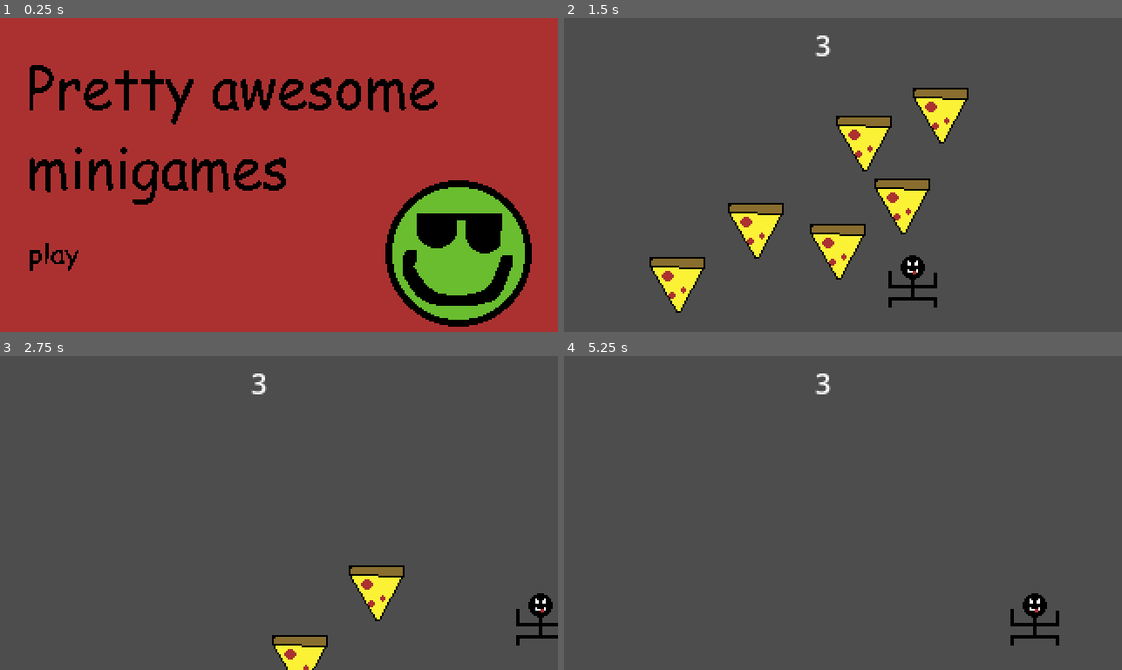
Above: before the commit, frames 1-4 (two rows, left to right).
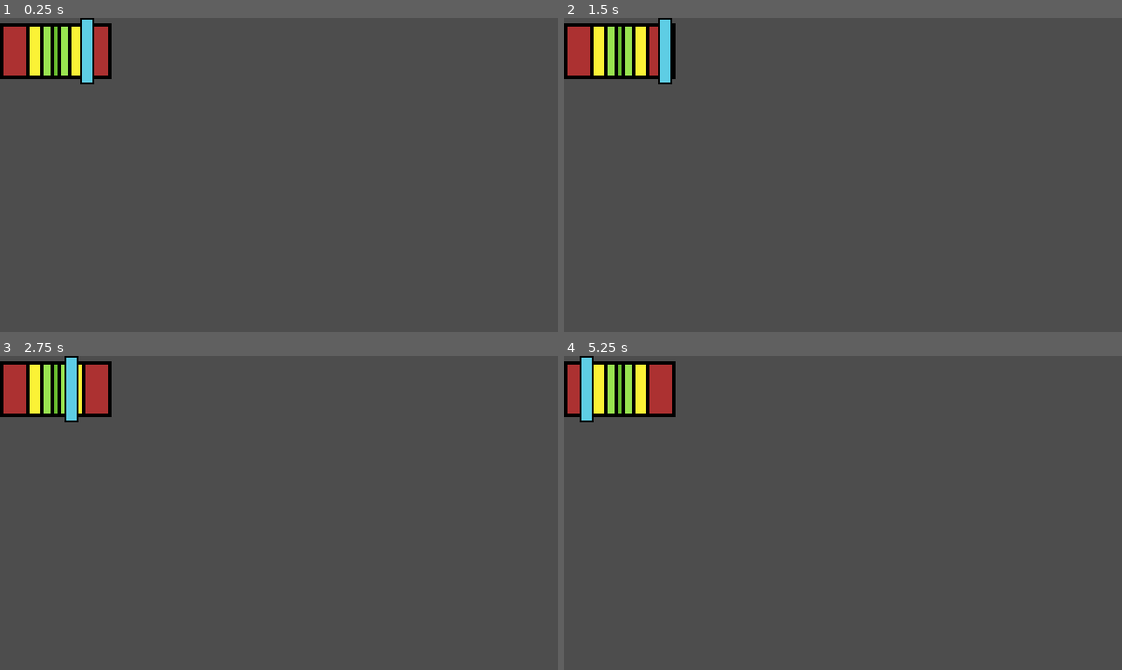
Above: after the commit, the same moments.

Repository: FawnTheDog/wario_ware_game
Game: Godot game, scene res://nodes/bar.tscn
Same seed, same stepped clock (60 frames per second), same inputs: the game is played once before the commit and once after it. Before the commit the project starts from res://nodes/main_menu.tscn.
Inputs (mouse positions are in pixels of both pictures, inside the frame that each line leads up to):
- Up to frame 1 (0.25 s): no input
- Up to frame 2 (1.5 s): click (619, 256) at 0.52 s; tap Enter at 1.25 s; move the mouse to (965, 159) at 1.27 s; hold D (right) from 1.28 s (still down); click (965, 159) at 1.35 s
- Up to frame 3 (2.75 s): move the mouse to (167, 528) at 2.02 s; release D (right) at 2.03 s; hold Down from 2.03 s (still down); tap Alt at 2.1 s
- Up to frame 4 (5.25 s): move the mouse to (898, 443) at 2.77 s; release Down at 2.78 s; hold D (right) 2.78-3.53 s; tap Shift at 2.85, 5.1 s; move the mouse to (815, 575) at 3.52 s; hold Up 3.53-4.28 s; click (815, 575) at 3.6 s; move the mouse to (1010, 560) at 4.27 s; hold A (left) from 4.28 s (still down); tap Alt at 4.35 s; move the mouse to (675, 465) at 5.02 s

The runs differ from the first frame. In frame 1, 99% of the frame differs, in the area x 0-100%, y 0-100%; in frame 2, 11%; in frame 3, 6.2%; in frame 4, 4.3%.

Commit message:
tried adding new game

Diff:
--- /dev/null
+++ b/nodes/bar.tscn
@@ -0,0 +1,14 @@
+[gd_scene format=3 uid="uid://b5g4u1wk3mpem"]
+
+[ext_resource type="Texture2D" uid="uid://cn34ft5kapbxt" path="res://assets/bar_thingy.png" id="1_dau8n"]
+[ext_resource type="Texture2D" uid="uid://4kodrqv3x1e3" path="res://assets/selected_thingy.png" id="2_5yia2"]
+[ext_resource type="Script" uid="uid://y2h55rxik8su" path="res://selected.gd" id="3_1s2sx"]
+
+[node name="bar" type="Sprite2D" unique_id=395618858]
+position = Vector2(32, 19)
+texture = ExtResource("1_dau8n")
+
+[node name="selected" type="Sprite2D" parent="." unique_id=375870198]
+position = Vector2(-28, 0)
+texture = ExtResource("2_5yia2")
+script = ExtResource("3_1s2sx")
--- /dev/null
+++ b/nodes/hammer_game.gd
@@ -0,0 +1 @@
+extends Node2D
--- /dev/null
+++ b/nodes/hammer_game.tscn
@@ -0,0 +1,25 @@
+[gd_scene format=3 uid="uid://csjdmv5f3hsw8"]
+
+[ext_resource type="Script" uid="uid://dwyipwixm8m1w" path="res://nodes/hammer_game.gd" id="1_m5dkh"]
+[ext_resource type="Texture2D" uid="uid://cn2ui5p376iky" path="res://assets/hammer.png" id="2_awko5"]
+[ext_resource type="Texture2D" uid="uid://dim08nfxenbqy" path="res://assets/score.png" id="3_o4vpv"]
+[ext_resource type="Texture2D" uid="uid://cn34ft5kapbxt" path="res://assets/bar_thingy.png" id="4_o4vpv"]
+[ext_resource type="Texture2D" uid="uid://4kodrqv3x1e3" path="res://assets/selected_thingy.png" id="5_1v728"]
+
+[node name="hammer_game" type="Node2D" unique_id=1281564999]
+script = ExtResource("1_m5dkh")
+
+[node name="Sprite2D" type="Sprite2D" parent="." unique_id=205489773]
+position = Vector2(61, 134)
+texture = ExtResource("2_awko5")
+
+[node name="Sprite2D2" type="Sprite2D" parent="." unique_id=437572559]
+position = Vector2(266, 86)
+texture = ExtResource("3_o4vpv")
+
+[node name="Sprite2D3" type="Sprite2D" parent="." unique_id=2012276032]
+position = Vector2(154, 69)
+texture = ExtResource("4_o4vpv")
+
+[node name="Sprite2D4" type="Sprite2D" parent="Sprite2D3" unique_id=2911235]
+texture = ExtResource("5_1v728")
--- a/project.godot
+++ b/project.godot
@@ -11,7 +11,7 @@
 [application]
 
 config/name="warioware rythym"
-run/main_scene="uid://i2ihgiybu6m7"
+run/main_scene="uid://b5g4u1wk3mpem"
 config/features=PackedStringArray("4.6", "GL Compatibility")
 config/icon="res://icon.svg"
 
--- /dev/null
+++ b/selected.gd
@@ -0,0 +1,19 @@
+extends Sprite2D
+var direction = 1
+var speed = 3
+
+func _ready() -> void:
+	position.x = -27
+
+
+func _physics_process(delta: float) -> void:
+	if position.x <= -28 or position.x >= 28:
+		if direction == 1:
+			direction = -1
+			position.x += speed * direction
+		else:
+			direction = 1
+			position.x += speed * direction
+		speed += .2
+	else:
+		position.x += speed *direction
Binary file added: assets/bar_thingy.png
Not shown, added: assets/bar_thingy.png.import
Binary file added: assets/hammer.png
Not shown, added: assets/hammer.png.import
Binary file added: assets/score.png
Not shown, added: assets/score.png.import
Binary file added: assets/selected_thingy.png
Not shown, added: assets/selected_thingy.png.import
Not shown, added: nodes/hammer_game.gd.uid
Not shown, added: selected.gd.uid
